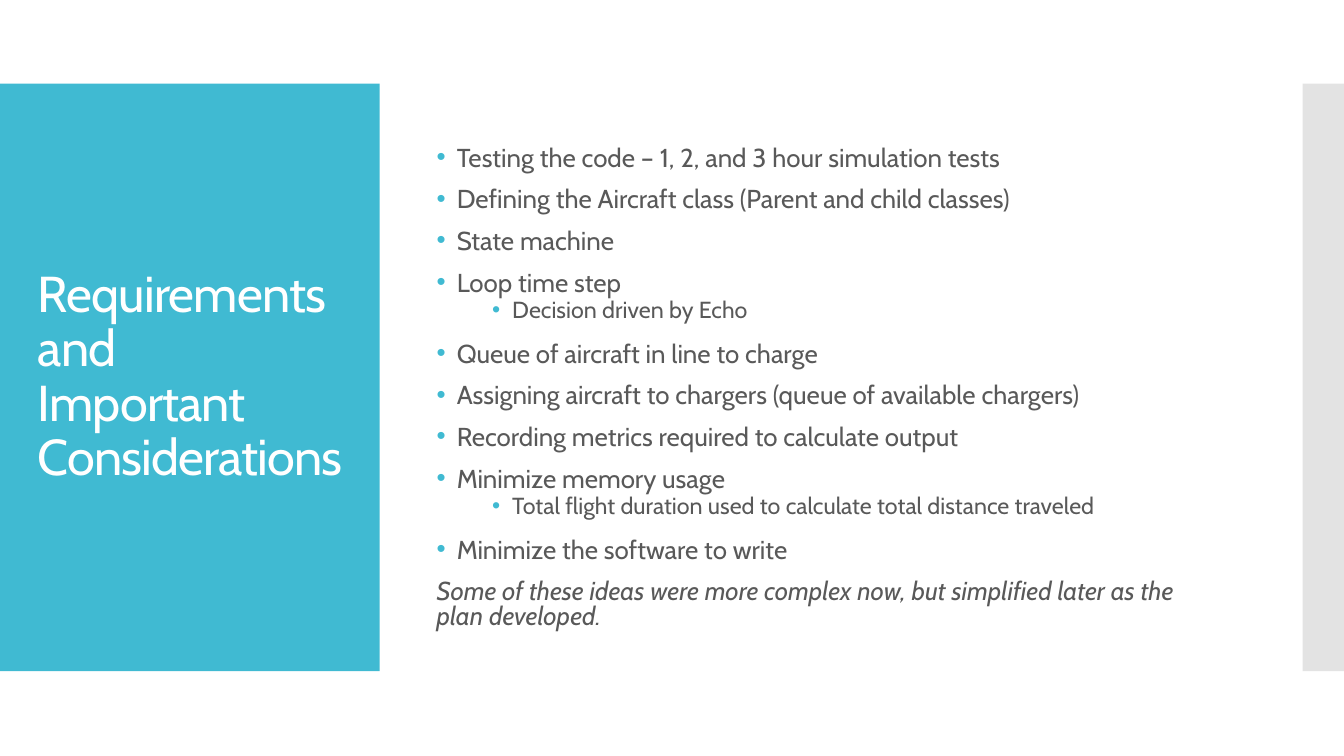
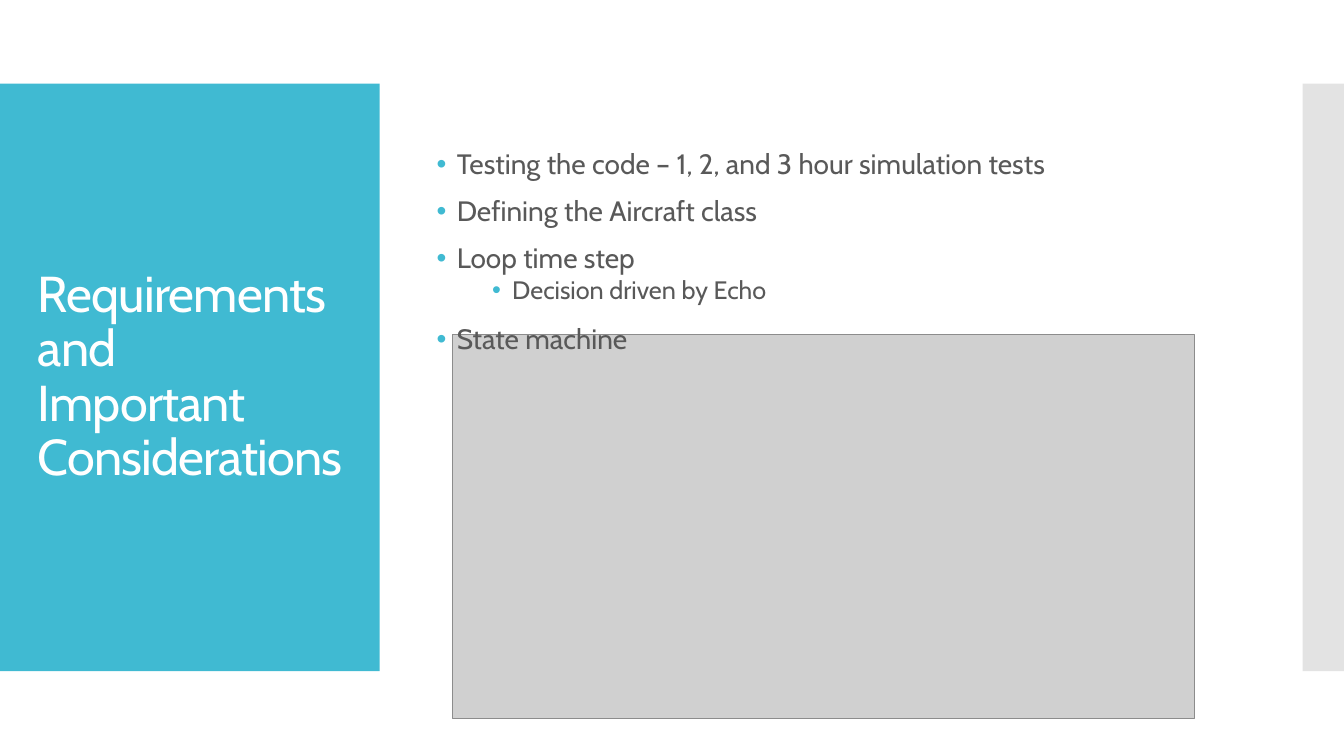
Before and after one commit to kjnorth/JobyEVtolSim, a slide deck: slide 3 of notes/joby_evtol_presentation.pptx. Drawn at 1344x756 pixels with LibreOffice and Linux fonts; fonts in the diff are those of the drawing; grey boxes stand for pictures. Boxes give left, top, right and bottom in pixels: in the first picture for what was removed or moved away, otherwise in the second. Text is boxed around its words. In the diff, an @@ line names an element or a change of style, - is before the commit and + after.

```diff
--- a/notes/joby_evtol_presentation.pptx
+++ b/notes/joby_evtol_presentation.pptx
@@ text at (x1=457, y1=153, x2=1045, y2=305): size 18.5 to 20 pt in "Testing the code – 1, 2, and ...", "Loop time step"; size 16.6 to 18 pt in "Decision driven by Echo"; line spacing 0.8 to 0.9 @@
@@ text at (x1=457, y1=200, x2=757, y2=227): text changed; size 18.5 to 20 pt @@
-• Defining the Aircraft class (Parent and child classes)
-• State machine
+• Defining the Aircraft class
@@ text at (x1=457, y1=325, x2=627, y2=350): text changed; size 18.5 to 20 pt @@
-• Queue of aircraft in line to charge
-• Assigning aircraft to chargers (queue of available chargers)
-• Recording metrics required to calculate output
-• Minimize memory usage
-  • Total flight duration used to calculate total distance traveled
-• Minimize the software to write
-Some of these ideas were more complex now, but simplified later as the plan developed.
+• State machine
@@ picture added at (x1=453, y1=334, x2=1194, y2=718) @@
```
Also in this commit, not shown: 3 other slides changed, 2 slides added, 2 other files.
